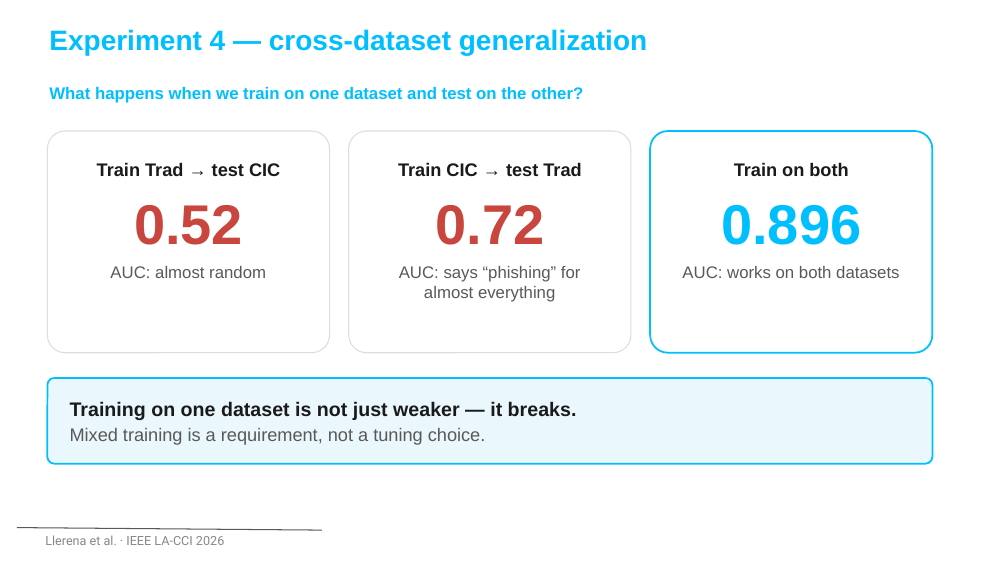
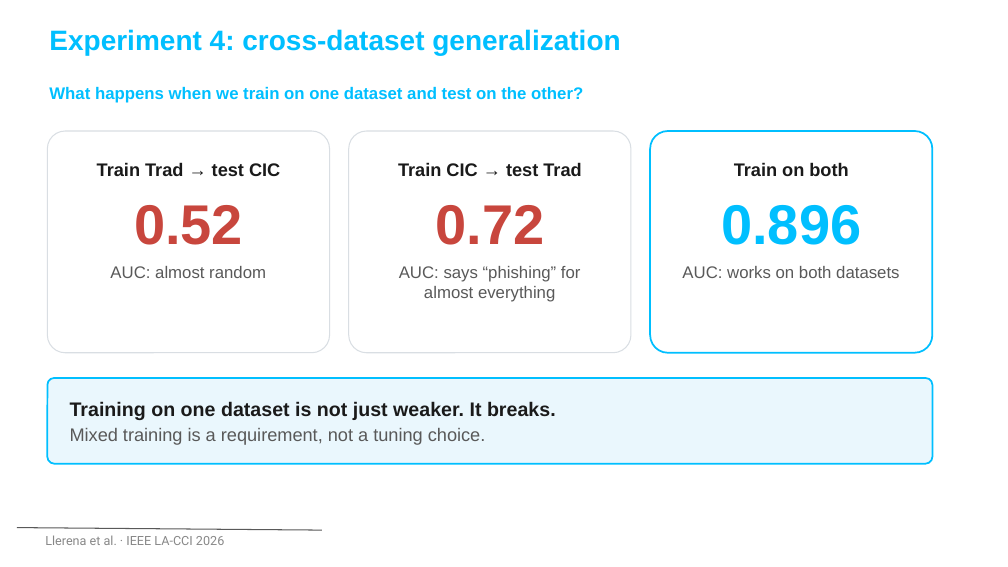
Before and after one commit to nicolasllerenas/Multimodal-Quishing-Detection-Framework, a slide deck: slide 24 of Q-Shield_LACCI2026_Presentacion.pptx (slide 20 before the commit). Drawn at 1008x567 pixels with LibreOffice and Linux fonts; fonts in the diff are those of the drawing; background and template pictures are left out. Boxes give left, top, right and bottom in pixels: in the first picture for what was removed or moved away, otherwise in the second. Text is boxed around its words. In the diff, an @@ line names an element or a change of style, - is before the commit and + after.

```diff
--- a/Q-Shield_LACCI2026_Presentacion.pptx
+++ b/Q-Shield_LACCI2026_Presentacion.pptx
@@ text at bbox=[49, 29, 620, 55]: text changed @@
-Experiment 4 — cross-dataset generalization
+Experiment 4: cross-dataset generalization
@@ text in rounded rectangle at bbox=[70, 401, 556, 420]: text changed @@
-Training on one dataset is not just weaker — it breaks.
+Training on one dataset is not just weaker. It breaks.
```
Also in this commit, not shown: 18 other slides changed, 4 slides added, 3 other files.
